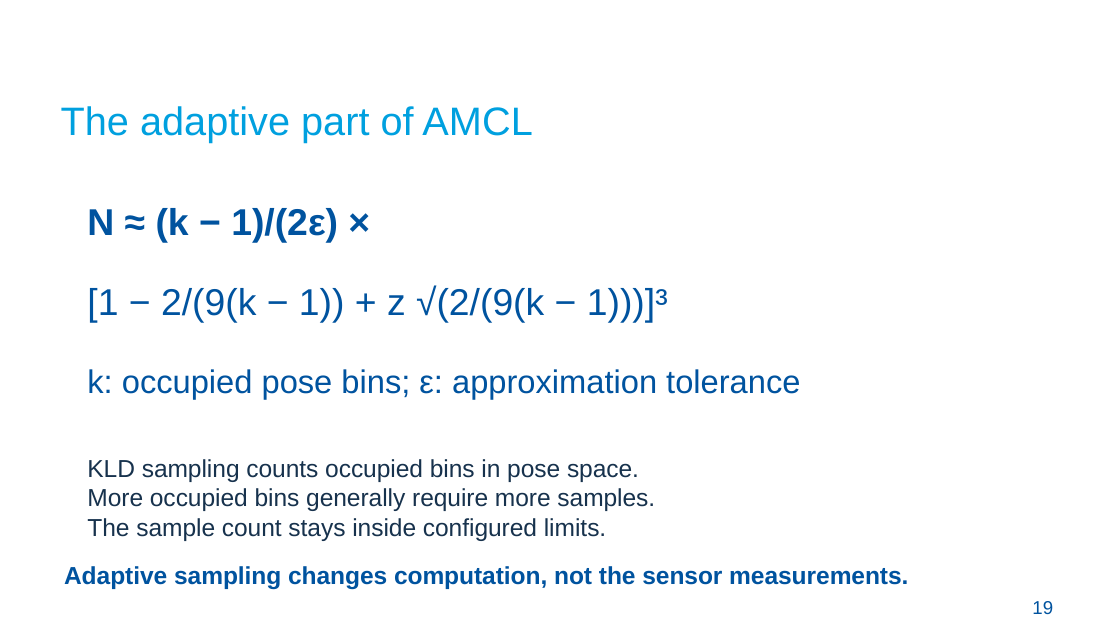
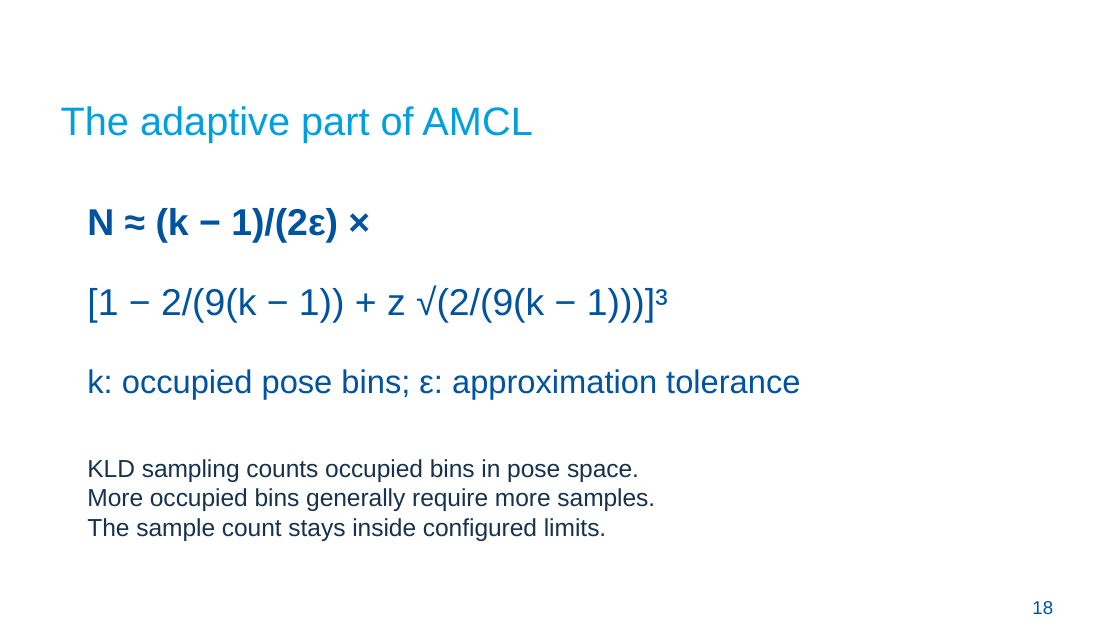
Before and after one commit to Croquembouche/Intro2AV-CourseContent, a slide deck: slide 18 of 2026/Presentations/Lecture 5 Localization for Autonomous Driving.pptx (slide 19 before the commit). Drawn at 1120x630 pixels with LibreOffice and Linux fonts; fonts in the diff are those of the drawing; background and template pictures are left out. Boxes give left, top, right and bottom in pixels: in the first picture for what was removed or moved away, otherwise in the second. Text is boxed around its words. In the diff, an @@ line names an element or a change of style, - is before the commit and + after.

```diff
--- a/2026/Presentations/Lecture 5 Localization for Autonomous Driving.pptx
+++ b/2026/Presentations/Lecture 5 Localization for Autonomous Driving.pptx
@@ text removed at [64,566,908,589] @@
-Adaptive sampling changes computation, not the sensor measurements.
@@ text at [1032,601,1053,614]: text changed @@
-19
+18
```
Also in this commit, not shown: 21 other slides changed, 13 slides added, 9 slides removed, 8 other files.
